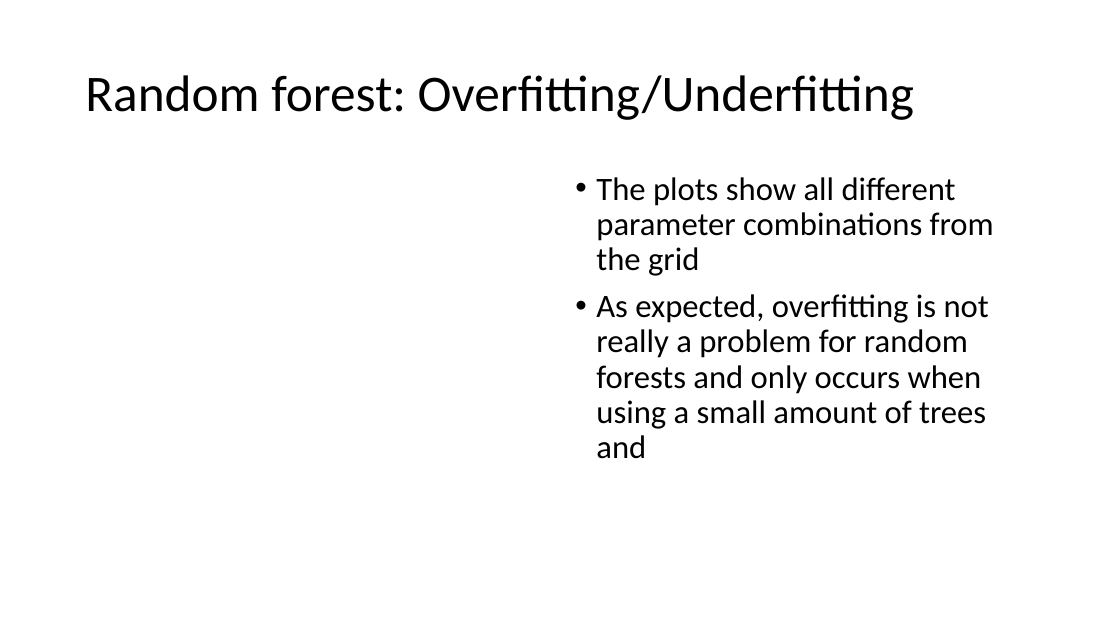
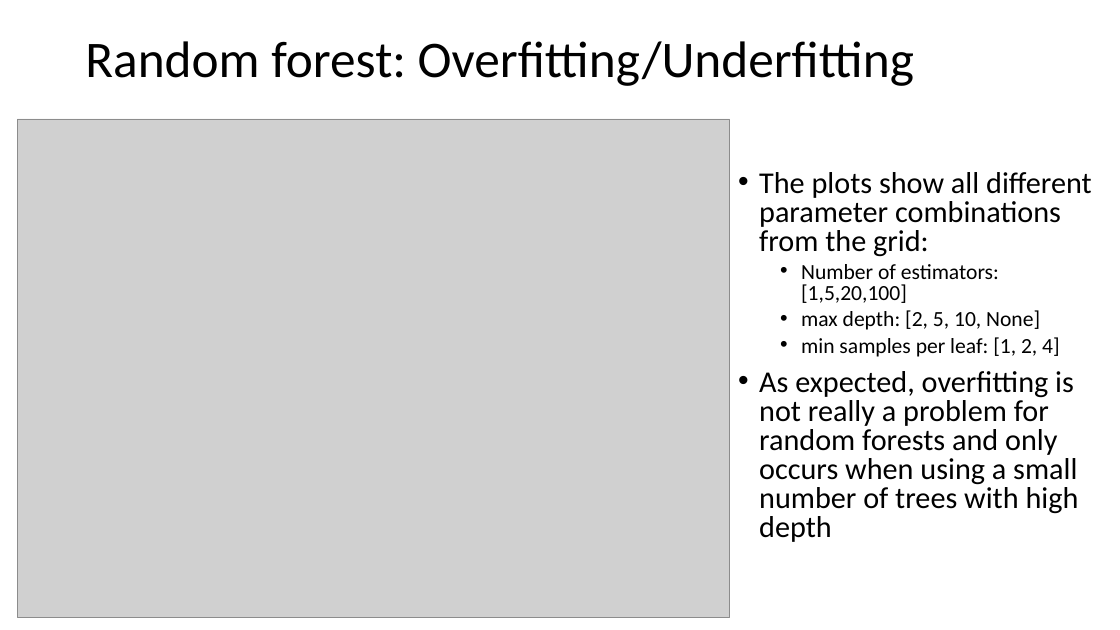
Before and after one commit to sandroassek/SS23_UE_MLPC, a slide deck: slide 10 of Task 3.pptx (slide 9 before the commit). Drawn at 1120x630 pixels with LibreOffice and Linux fonts; fonts in the diff are those of the drawing; grey boxes stand for pictures. Boxes give left, top, right and bottom in pixels: in the first picture for what was removed or moved away, otherwise in the second. Text is boxed around its words. In the diff, an @@ line names an element or a change of style, - is before the commit and + after.

```diff
--- a/Task 3.pptx
+++ b/Task 3.pptx
@@ title "Random forest: Overfitting/Underfitting": place and size @@
-title "Random forest: Overfitting/Underfitting" at [85,75,914,120]
+title "Random forest: Overfitting/Underfitting" at [85,41,914,86]
@@ picture added at [18,119,730,618] @@
@@ text at [759,172,1092,542]: text changed; size 28 to 25.9 pt @@
-• The plots show all different parameter combinations from the grid
-• As expected, overfitting is not really a problem for random forests and only occurs when using a small amount of trees and
+• The plots show all different parameter combinations from the grid:
+  • Number of estimators: [1,5,20,100]
+  • max depth: [2, 5, 10, None]
+  • min samples per leaf: [1, 2, 4]
+• As expected, overfitting is not really a problem for random forests and only occurs when using a small number of trees with high depth
```
Also in this commit, not shown: 2 other slides changed, 3 slides added.
